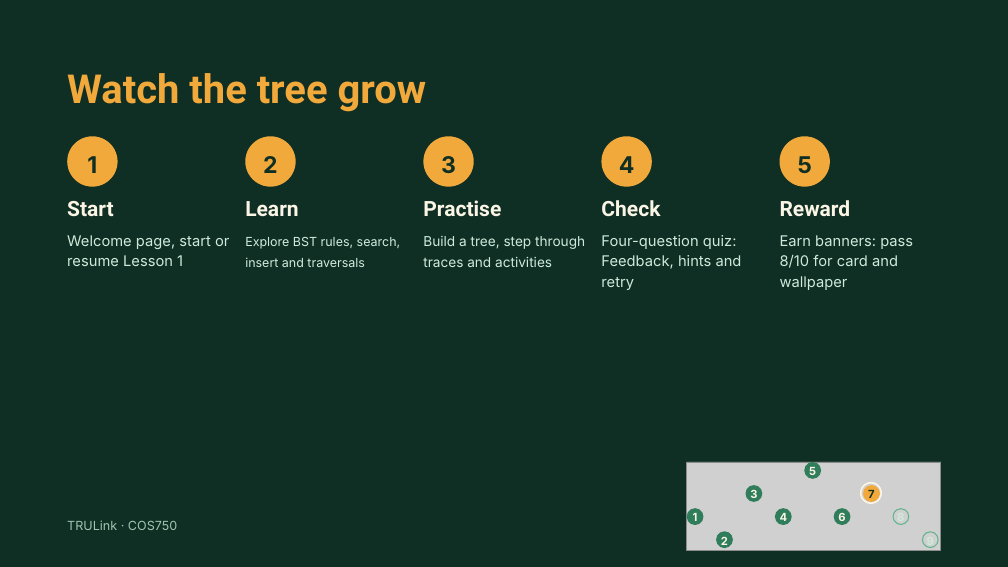
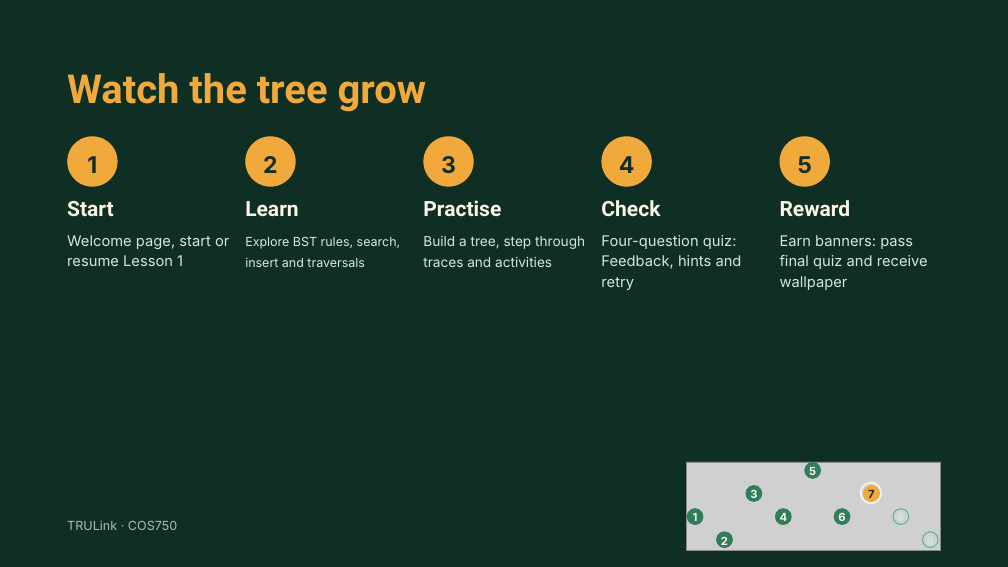
Before and after one commit to kvnxmars/cos212-bst-tutor, a slide deck: slide 7 of docs/presentation/Binary Search Trees – COS212 App Presentation.pptx. Drawn at 1008x567 pixels with LibreOffice and Linux fonts; fonts in the diff are those of the drawing; grey boxes stand for pictures. Boxes give left, top, right and bottom in pixels: in the first picture for what was removed or moved away, otherwise in the second. Text is boxed around its words. In the diff, an @@ line names an element or a change of style, - is before the commit and + after.

```diff
--- a/docs/presentation/Binary Search Trees – COS212 App Presentation.pptx
+++ b/docs/presentation/Binary Search Trees – COS212 App Presentation.pptx
@@ text at [780,235,928,290]: text changed @@
-Earn banners: pass 8/10 for card and wallpaper
+Earn banners: pass final quiz and receive wallpaper
```
Also in this commit, not shown: 5 other slides changed.
